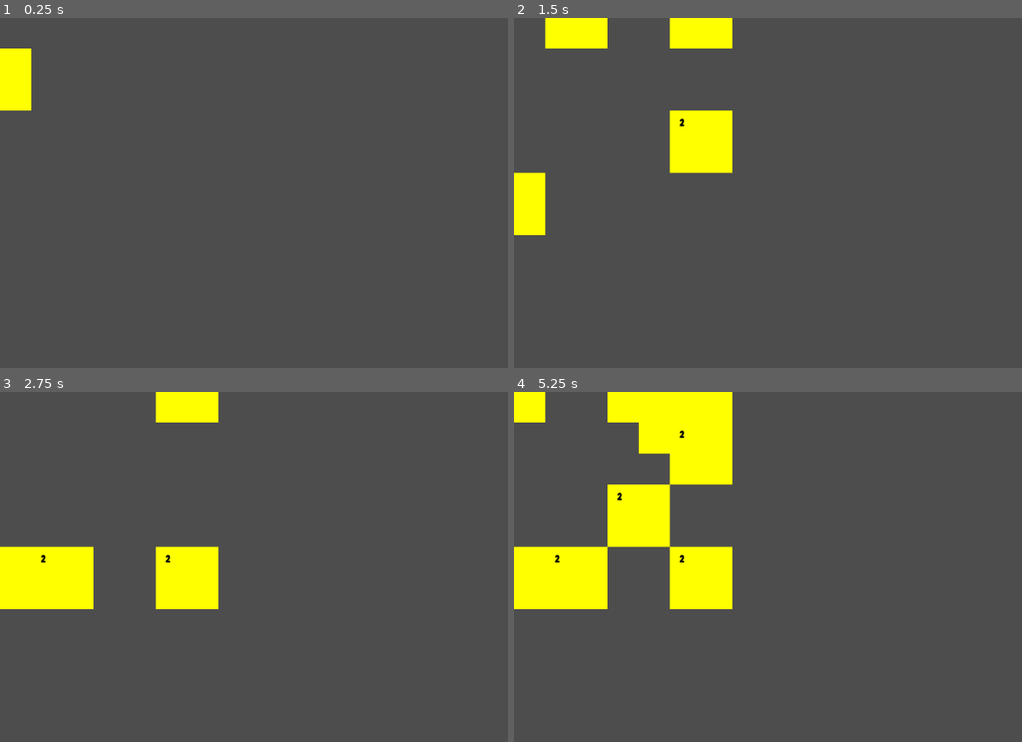
Above: before the commit, frames 1-4 (two rows, left to right).
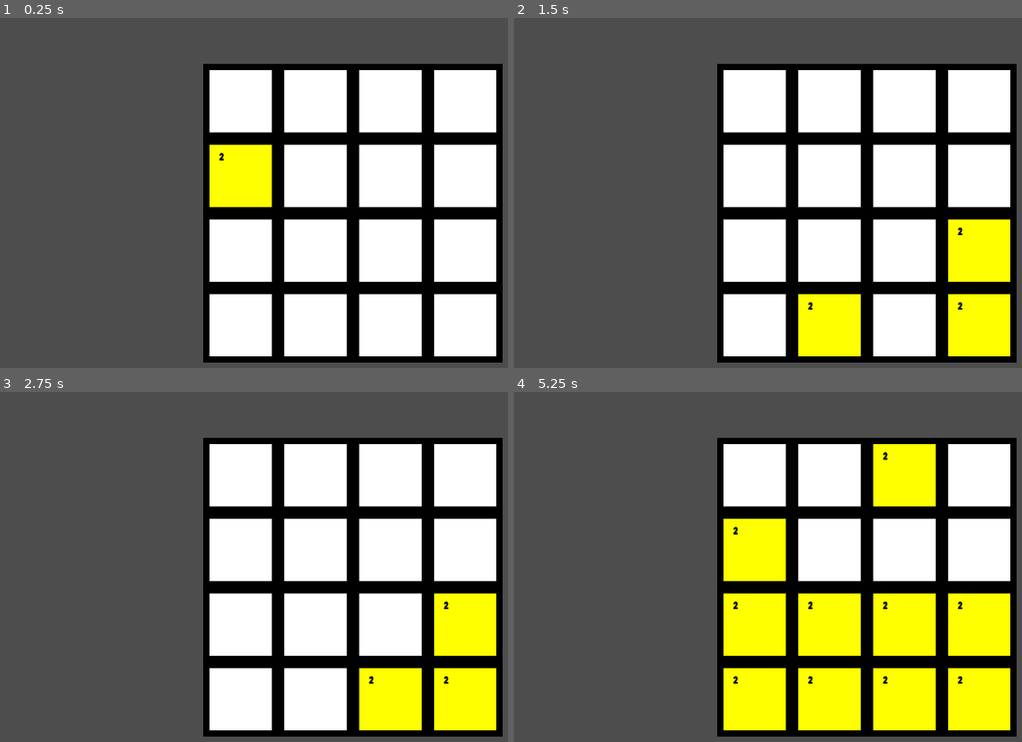
Above: after the commit, the same moments.

Repository: Sikkabakka/2048-remake
Game: Godot game, scene res://main.tscn
Same seed, same stepped clock (60 frames per second), same inputs: the game is played once before the commit and once after it.
Inputs:
- Up to frame 1 (0.25 s): no input
- Up to frame 2 (1.5 s): tap Enter at 0.5 s; hold D (move_right) 0.53-1.28 s; tap Space (space) at 0.6, 1.25, 1.35 s; hold S (move_down) from 1.28 s (still down)
- Up to frame 3 (2.75 s): tap Enter at 2 s; release S (move_down) at 2.03 s; hold D (move_right) from 2.03 s (still down); tap Space (space) at 2.1 s
- Up to frame 4 (5.25 s): tap Space (space) at 2.75, 2.85, 3.6, 4.25, 4.35, 5.1 s; release D (move_right) at 2.78 s; hold W (move_up) 2.78-3.53 s; tap Enter at 3.5 s; hold A (move_left) 3.53-5.03 s; hold S (move_down) from 5.03 s (still down)

The runs differ from the first frame. In frame 1, 51% of the frame differs, in the area x 0-99%, y 8-99%; in frame 2, 55%; in frame 3, 56%; in frame 4, 62%, in the area x 0-99%, y 0-99%.

Commit message:
fixa movement

Diff:
--- a/2048/Tile.tscn
+++ b/2048/Tile.tscn
@@ -16,10 +16,10 @@
 
 [node name="ColorRect" type="ColorRect" parent="."]
 layout_mode = 0
-offset_left = -20.0
-offset_top = -21.0
-offset_right = 20.0
-offset_bottom = 19.0
+offset_left = -50.0
+offset_top = -50.0
+offset_right = 50.0
+offset_bottom = 50.0
 script = ExtResource("2_2j8g0")
 
 [node name="Label" type="Label" parent="ColorRect"]
--- /dev/null
+++ b/2048/backgroundTile.gd
@@ -0,0 +1,13 @@
+extends Control
+
+@onready var color_rect: ColorRect = $ColorRect
+
+@onready var color_rect_2: ColorRect = $ColorRect/ColorRect2
+
+# Called when the node enters the scene tree for the first time.
+func _ready() -> void:
+	color_rect.position = Vector2(0, 0)# Replace with function body.
+
+
+
+# Called every frame. 'delta' is the elapsed time since the previous frame.
--- /dev/null
+++ b/2048/backgroundTile.tscn
@@ -0,0 +1,29 @@
+[gd_scene load_steps=2 format=3 uid="uid://cgep1l0cjs5xc"]
+
+[ext_resource type="Script" path="res://backgroundTile.gd" id="1_mfjc7"]
+
+[node name="Control" type="Control"]
+layout_mode = 3
+anchors_preset = 15
+anchor_right = 1.0
+anchor_bottom = 1.0
+grow_horizontal = 2
+grow_vertical = 2
+script = ExtResource("1_mfjc7")
+
+[node name="ColorRect" type="ColorRect" parent="."]
+z_index = -1
+layout_mode = 0
+offset_left = -50.0
+offset_top = -50.0
+offset_right = 50.0
+offset_bottom = 50.0
+
+[node name="ColorRect2" type="ColorRect" parent="ColorRect"]
+z_index = -2
+layout_mode = 0
+offset_left = -10.0
+offset_top = -10.0
+offset_right = 110.0
+offset_bottom = 110.0
+color = Color(0, 0, 0, 1)
--- a/2048/color_rect.gd
+++ b/2048/color_rect.gd
@@ -20,11 +20,11 @@
 
 func move(position: Vector2) -> void:
 	not_moving = false
-	print("false")
+
 	var tween = get_tree().create_tween()
 	tween.tween_property(self, "position",position, 0.1)
 	tween.connect("finished", unpause)
 
 func unpause():
-	print("true")
+
 	not_moving = true
--- a/2048/main.gd
+++ b/2048/main.gd
@@ -13,50 +13,45 @@
 var tilesize = 100
 var rand = RandomNumberGenerator.new()
 var tile = preload("res://Tile.tscn")
+var backgroundTile = preload("res://backgroundTile.tscn")
 var unoccupiedSpaces = []
-
+var border = 20
 var not_moving = true
-
+var offsett = -Vector2(calc_map_size(), calc_map_size())/2
 
 func initialize_map(size) -> void:
+
 	for i in range(size):
 		var mellomliste = []
 		for j in range(size):
+			var background = backgroundTile.instantiate()
+			print(calc_position(Vector2(i, j)), " ", i, j)
+			background.position = calc_position(Vector2(i, j))
+			add_child(background)
 			mellomliste.append(0)
 			unoccupiedSpaces.append(Vector2(i, j))
 		map.append(mellomliste)
 		refrence_map.append(mellomliste.duplicate())
 
-
-
-
+func calc_map_size():
+	return map_size * (tilesize + border)
 func get_random_position():
 
 	var randint = randi() % len(unoccupiedSpaces)
 	var pos = unoccupiedSpaces[randint]
 	unoccupiedSpaces.pop_at(randint)
 	return (pos)
-# Called every frame. 'delta' is the elapsed time since the previous frame.
 
 func spawn_tile():
 	var tileInstance = tile.instantiate()
 	var pos = get_random_position()
-	print(pos)
+
 	map[pos[0]][pos[1]] = 2
 
-	print("spawn at" , Vector2(pos[0], pos[1])*tilesize - Vector2(tilesize, tilesize)/2)
-	tileInstance.get_node("ColorRect").position = Vector2(pos[0], pos[1])*tilesize - Vector2(tilesize, tilesize)/2
+
+	tileInstance.get_node("ColorRect").position = calc_position(pos)
 	refrence_map[pos[0]][pos[1]] = tileInstance.get_node("ColorRect")
 	add_child(tileInstance)
-
-
-
-
-
-
-'''
-Lag en funksjon for hver vei som sjekker nærmeste tile. så sjekk om de kan merges, merges hvis eller plasser på forrige tile
-'''
 
 var start_position_test = Vector2(1 ,1)
 func test():
@@ -65,59 +60,77 @@
 	print(check_right(start_position_test))
 	print(check_left(start_position_test))
 
+func update_maps(index, next_index):
+	map[next_index[0]][next_index[1]] = map[index[0]][index[1]]
+	refrence_map[next_index[0]][next_index[1]] = refrence_map[index[0]][index[1]]
+	map[index[0]][index[1]] = 0
+	refrence_map[index[0]][index[1]] = 0
 
-func check_down(position: Vector2):
+func calc_position(index: Vector2):
+	return Vector2(index[0], index[1])*(tilesize + border) + offsett
+func check_right(position: Vector2):
 	for i in range(position[0]+1, map_size):
 		if map[i][position[1]]:
 			return Vector2(i, position[1])
 	return Vector2(map_size-1 , position[1])
 
-func check_up(position: Vector2):
+func check_left(position: Vector2):
 	for i in range(position[0]-1, -1, -1):
 
 		if map[i][position[1]]:
 			return Vector2(i, position[1])
 	return Vector2(0, position[1])
 
-func check_right(position: Vector2):
+func check_down(position: Vector2):
 	for i in range(position[1]+1, map_size):
 		if map[position[0]][i]:
 			return Vector2(position[0], i)
 	return Vector2(position[0], map_size-1)
 
-func check_left(position: Vector2):
+func check_up(position: Vector2):
+
 	for i in range(position[1]-1, -1, -1):
 		if map[position[0]][i]:
 			return Vector2(position[0], i)
 	return Vector2(position[0], 0)
+
+func move_down():
+
+	for i in range(map_size):
+		for j in range(map_size-1, -1, -1):
+			if refrence_map[i][j]:
+				move(Vector2(i, j),check_down(Vector2(i, j)), Vector2(0, -1))
+
+func move_up():
+
+	for i in range(map_size):
+		for j in range(1, map_size):
+			if refrence_map[i][j]:
+				move(Vector2(i, j),check_up(Vector2(i, j)), Vector2(0, 1))
+func move_left():
+
+	for i in range(1, map_size):
+		for j in range(map_size):
+			if refrence_map[i][j]:
+				move(Vector2(i, j),check_left(Vector2(i, j)), Vector2(1, 0) )
 func move_right():
 
-	for i in range(map_size):
-		for j in range(map_size-1):
+	for i in range(map_size-1, -1, -1):
+		for j in range(map_size):
 			if refrence_map[i][j]:
-				print("found tile", i, j)
-				var next_tile = check_right(Vector2(i, j))
-				print(map)
-				print(next_tile)
-				print("position now", refrence_map[i][j].position)
-				if map[next_tile[0]][next_tile[1]] == 0:
-					print(Vector2(next_tile[0], next_tile[1])*tilesize)
-					refrence_map[i][j].move(Vector2(next_tile[0], next_tile[1])*tilesize - Vector2(tilesize, tilesize)/2)
+				move(Vector2(i, j),check_right(Vector2(i, j)), Vector2(-1, 0) )
 
+func move(first_tile, next_tile, direction):
+		if map[next_tile[0]][next_tile[1]] == 0:
+			refrence_map[first_tile[0]][first_tile[1]].move(calc_position(next_tile))
+			update_maps(first_tile, next_tile)
 
-func move_left():
-
-	for i in range(map_size):
-
-		for j in range(1, map_size):
-			if refrence_map[i][j]:
-				var next_tile = check_left(Vector2(i, j))
-				print(map)
-				if map[next_tile[0]][next_tile[1]] == 0:
-					print("should move")
-					refrence_map[i][j].move(Vector2(next_tile[0], next_tile[1])*tilesize)
-
-
+		#elif map[next_tile[0]][next_tile[1]] == map[first_tile[0]][first_tile[1]]:
+##			merge
+			#pass
+		else:
+			refrence_map[first_tile[0]][first_tile[1]].move(calc_position(next_tile + direction))
+			update_maps(first_tile, next_tile + direction)
 
 
 func _process(delta: float) -> void:
@@ -125,10 +138,10 @@
 		spawn_tile()
 	if not_moving:
 		if Input.is_action_just_pressed("move_down"):
-			pass
+			move_down()
 		if Input.is_action_just_pressed("move_right"):
 			move_right()
 		if Input.is_action_just_pressed("move_left"):
 			move_left()
 		if Input.is_action_just_pressed("move_up"):
-			pass
+			move_up()
--- a/2048/main.tscn
+++ b/2048/main.tscn
@@ -12,3 +12,5 @@
 grow_horizontal = 2
 grow_vertical = 2
 script = ExtResource("1_p2pby")
+
+[node name="Camera2D" type="Camera2D" parent="."]
